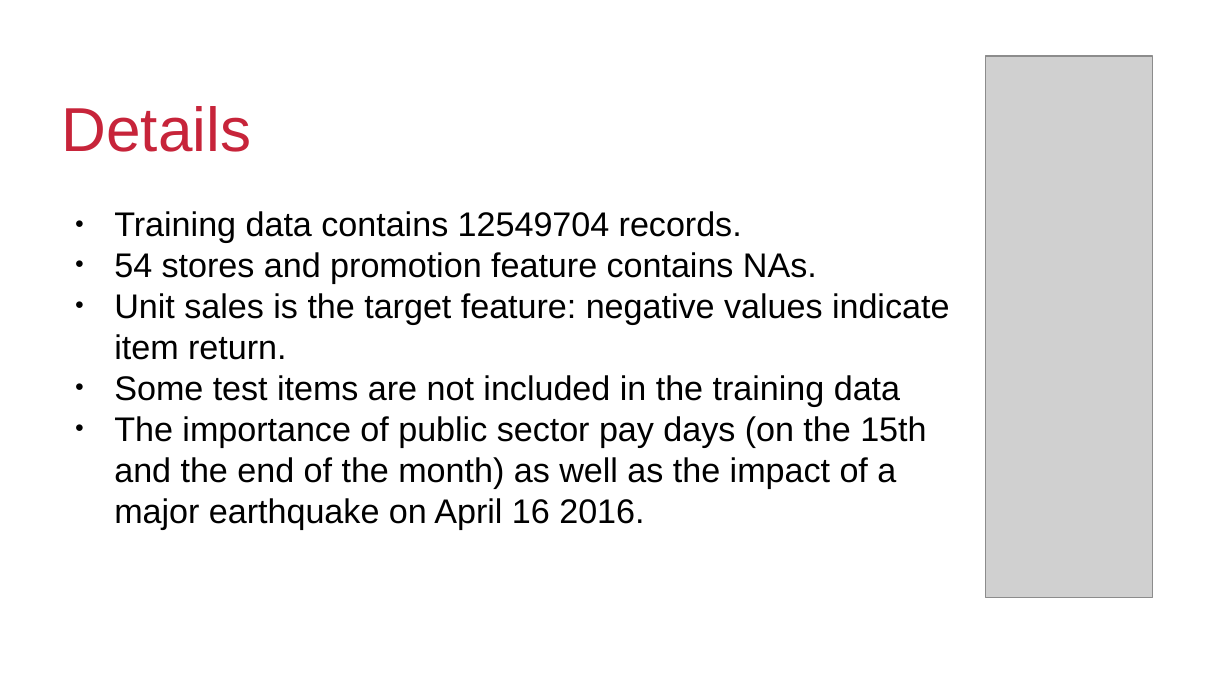
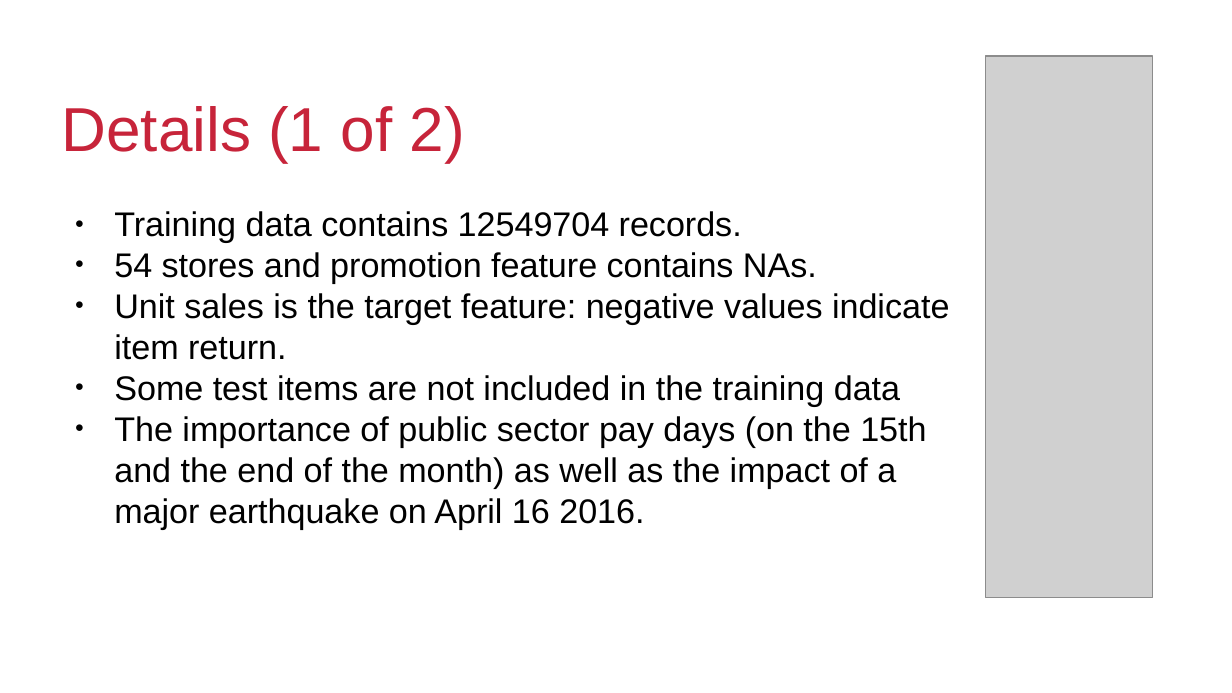
Before and after one commit to kalyanb29/Corporation-Favorita, a slide deck: slide 6 of Analytics.pptx. Drawn at 1232x693 pixels with LibreOffice and Linux fonts; fonts in the diff are those of the drawing; grey boxes stand for pictures; background and template pictures are left out. Boxes give left, top, right and bottom in pixels: in the first picture for what was removed or moved away, otherwise in the second. Text is boxed around its words. In the diff, an @@ line names an element or a change of style, - is before the commit and + after.

Commit message:
Updated

```diff
--- a/Analytics.pptx
+++ b/Analytics.pptx
@@ text at box(62, 106, 465, 163): text changed @@
-Details
+Details (1 of 2)
```
Also in this commit, not shown: 1 other slide changed, 24 slides added, 4 slides removed.
